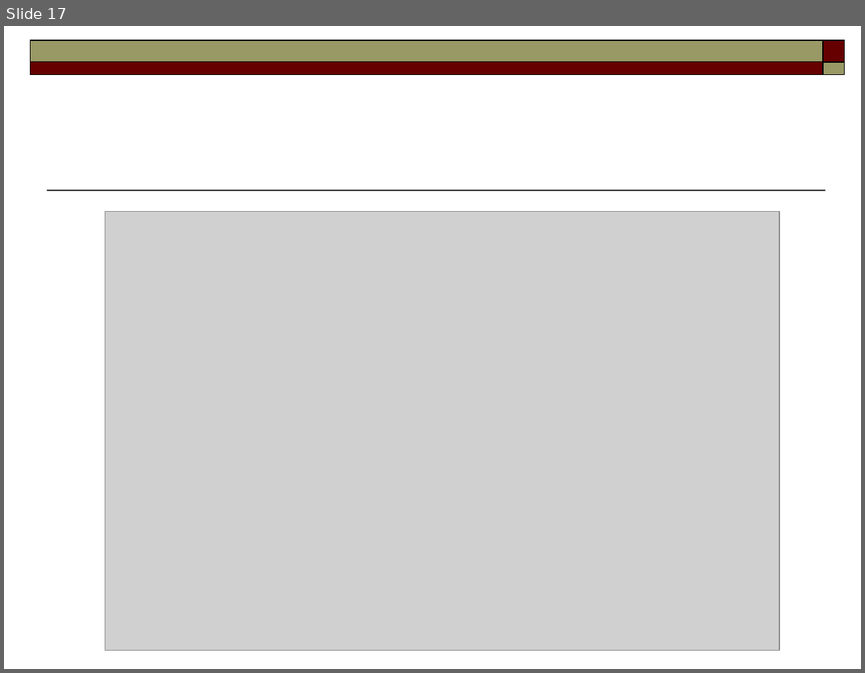
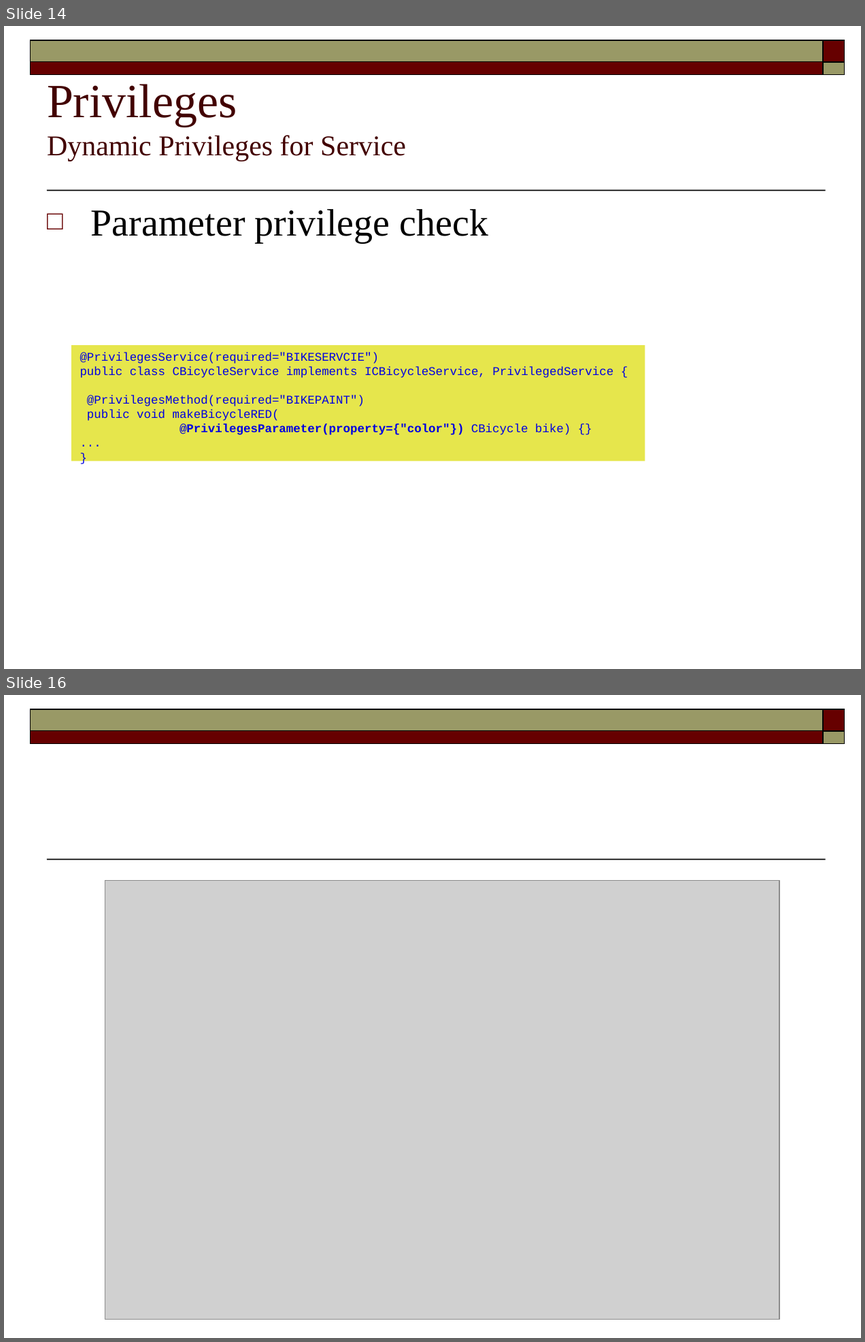
Before and after one commit to FaKod/JDBCluster, a slide deck: JDBCluster/Doc/MetaPersistence.odp. Shown one above the other, each under a label of ours: slide 17 before the commit, slides 14 and 16 after it; the slides between them are not shown. The pictures are 865x673 and 865x1342 pixels, drawn with LibreOffice and Linux fonts; fonts in the diff are those of the drawing; grey boxes stand for pictures. Boxes give left, top, right and bottom in pixels: in the first picture for what was removed or moved away, otherwise in the second. Text is boxed around its words. In the diff, an @@ line names an element or a change of style, - is before the commit and + after.

```diff
--- a/JDBCluster/Doc/MetaPersistence.odp
+++ b/JDBCluster/Doc/MetaPersistence.odp
@@ slide 14 added at (x1=4, y1=26, x2=861, y2=669), background #FFFFFF; not listed: 5 template elements that a slide beside it also shows @@
@@ title added at (x1=47, y1=84, x2=406, y2=161), 24 pt, text #420000 @@
+Privileges
+Dynamic Privileges for Service
@@ text added at (x1=91, y1=209, x2=489, y2=242), 32 pt, text #000000 @@
+□ Parameter privilege check
@@ rectangle added at (x1=72, y1=345, x2=645, y2=461), fill #E6E64C, 10 pt, text #0000E1 @@
+@PrivilegesService(required="BIKESERVCIE")
+public class CBicycleService implements ICBicycleService, PrivilegedService {
+@PrivilegesMethod(required="BIKEPAINT")
+public void makeBicycleRED(
+@PrivilegesParameter(property={"color"}) CBicycle bike) {}
+...
+}
@@ what was slide 17 is now slide 16 @@
```
Also in this commit, not shown: 2 slides changed, 3 other slides added, 5 slides removed.
